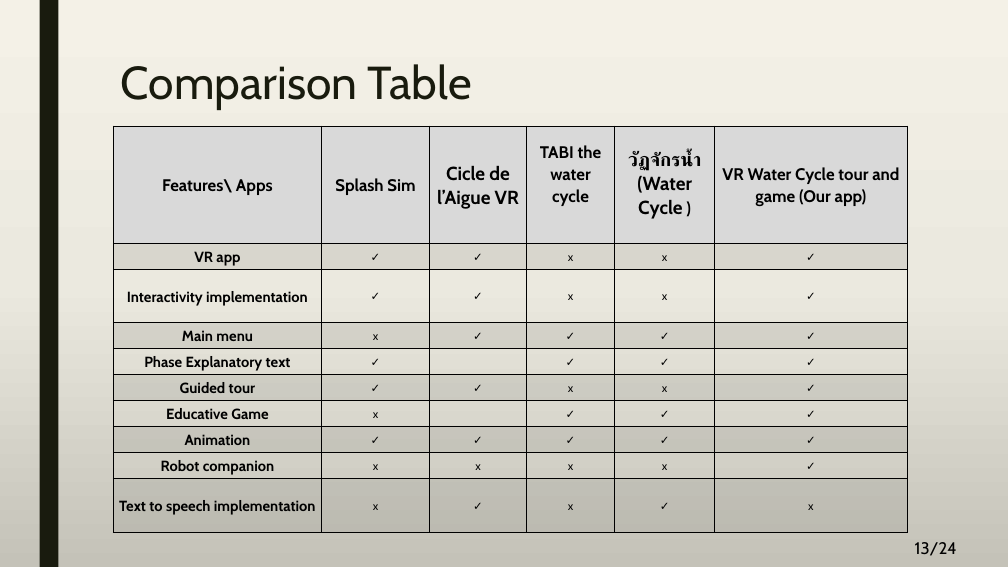
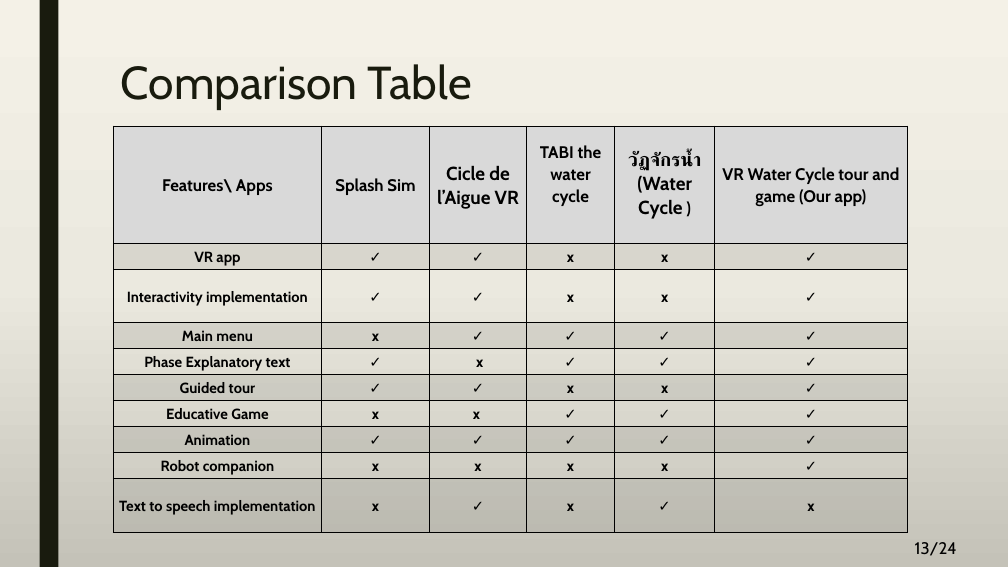
Before and after one commit to A-3li/Capstone, a slide deck: slide 13 of Capstone.pptx. Drawn at 1008x567 pixels with LibreOffice and Linux fonts; fonts in the diff are those of the drawing. Boxes give left, top, right and bottom in pixels: in the first picture for what was removed or moved away, otherwise in the second. Text is boxed around its words. In the diff, an @@ line names an element or a change of style, - is before the commit and + after.

```diff
--- a/Capstone.pptx
+++ b/Capstone.pptx
@@ table at bbox=[113, 126, 907, 532] @@
-row 5, column 3: 
+row 5, column 3: x
-row 7, column 3: 
+row 7, column 3: x
@@ size 11 to 14 pt, bold on in "✓", "✓", "x", "x" and 39 more places @@
```
